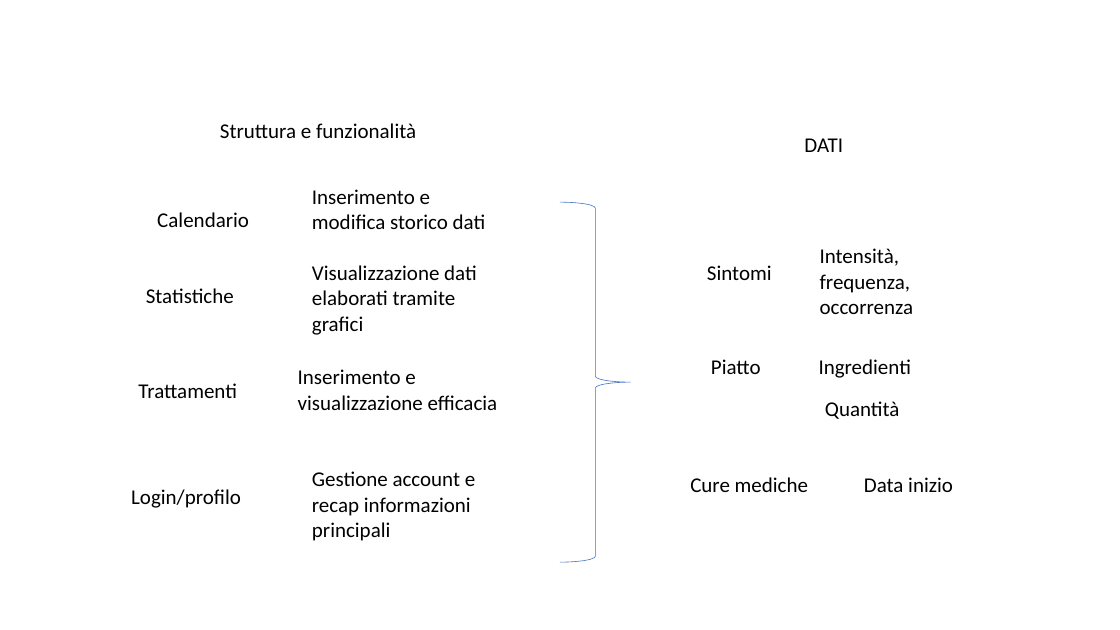
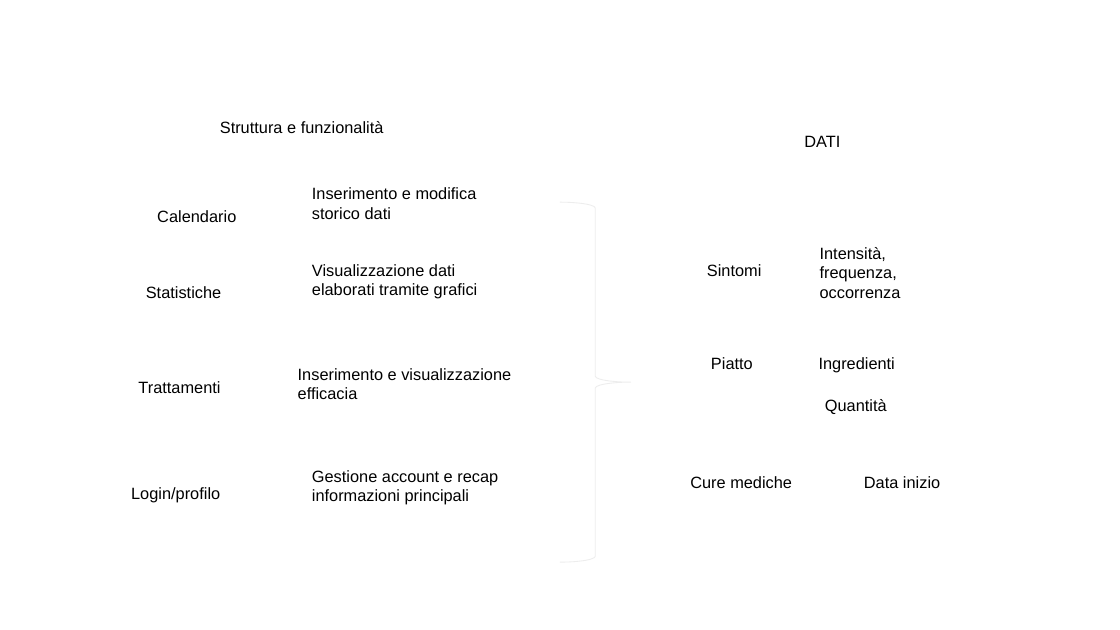
Before and after one commit to Ciuse/Bealthy_app, a slide deck: slide 10 of Presentazione/Presentazione Bealthy.pptx (slide 5 before the commit). Drawn at 1120x630 pixels with LibreOffice and Linux fonts; fonts in the diff are those of the drawing. Boxes give left, top, right and bottom in pixels: in the first picture for what was removed or moved away, otherwise in the second. Text is boxed around its words. In the diff, an @@ line names an element or a change of style, - is before the commit and + after.

```diff
--- a/Presentazione/Presentazione Bealthy.pptx
+++ b/Presentazione/Presentazione Bealthy.pptx
@@ right brace at bbox=[560, 202, 631, 563]: outline #4472C4 0.5 pt to #EEEEEE 0.75 pt @@
@@ size 18 to 14 pt, font Calibri to Arial in 17 elements at bbox=[707, 264, 761, 276], bbox=[819, 357, 895, 373], bbox=[690, 476, 792, 488], bbox=[220, 121, 384, 133], bbox=[157, 210, 236, 222], bbox=[146, 286, 221, 298], bbox=[138, 381, 220, 393], bbox=[131, 487, 220, 503], bbox=[312, 187, 477, 219], bbox=[312, 264, 478, 299], bbox=[298, 368, 511, 399], bbox=[312, 470, 498, 505], bbox=[804, 135, 840, 147], bbox=[711, 357, 753, 369], bbox=[820, 247, 901, 298], bbox=[825, 399, 887, 414], bbox=[864, 476, 940, 488] @@
```
Also in this commit, not shown: 7 other slides changed, 2 slides added, 1 slide removed, 18 other files.
